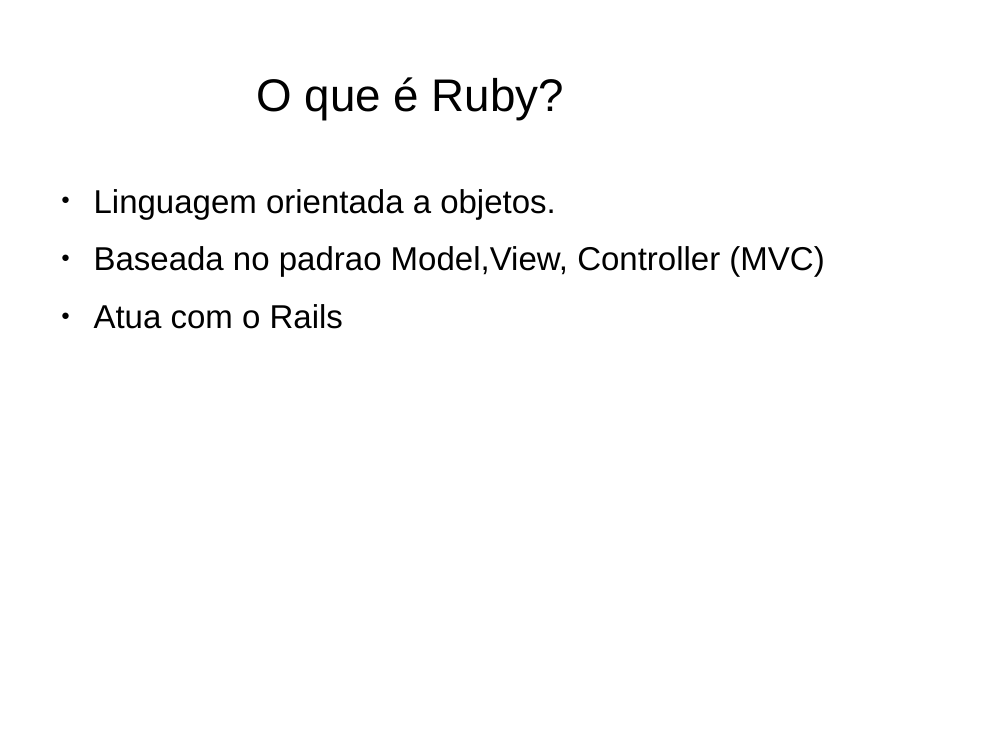
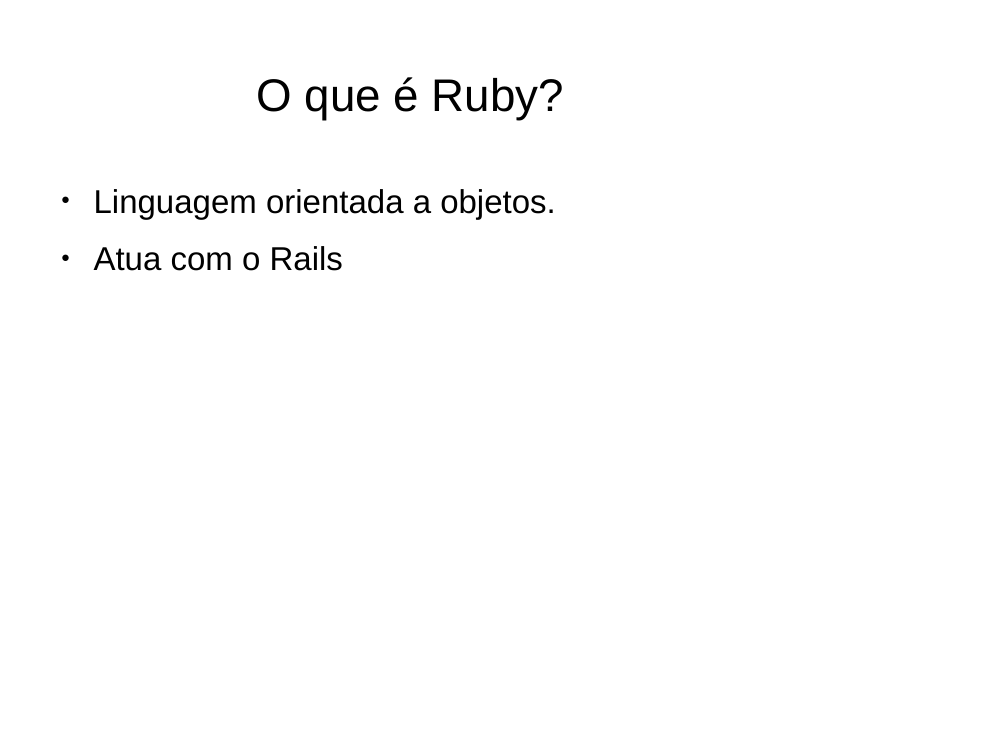
Before and after one commit to brunojus/cicmonit, a slide deck: slide 4 of Apresentacao.odp. Drawn at 1008x756 pixels with LibreOffice and Linux fonts; fonts in the diff are those of the drawing; background and template pictures are left out. Boxes give left, top, right and bottom in pixels: in the first picture for what was removed or moved away, otherwise in the second. Text is boxed around its words. In the diff, an @@ line names an element or a change of style, - is before the commit and + after.

```diff
--- a/Apresentacao.odp
+++ b/Apresentacao.odp
@@ text at (94, 246, 824, 277): paragraph removed @@
-● Baseada no padrao Model,View, Controller (MVC)
```
Also in this commit, not shown: 16 other slides changed, 2 slides removed.
